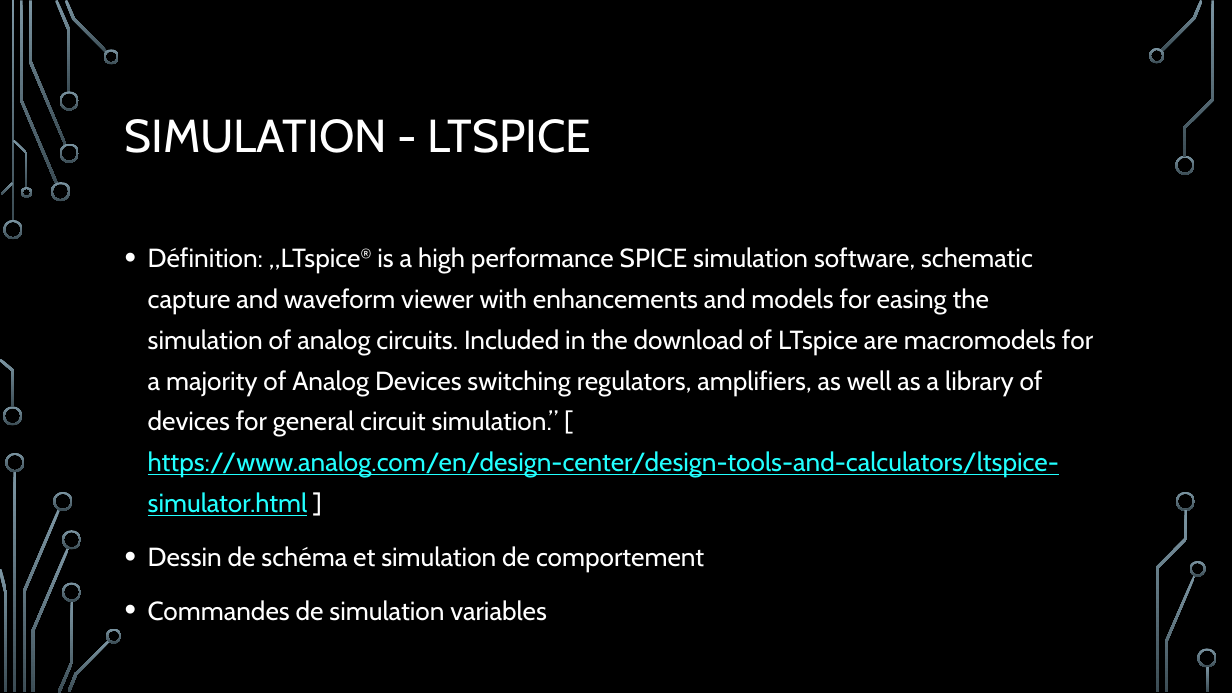
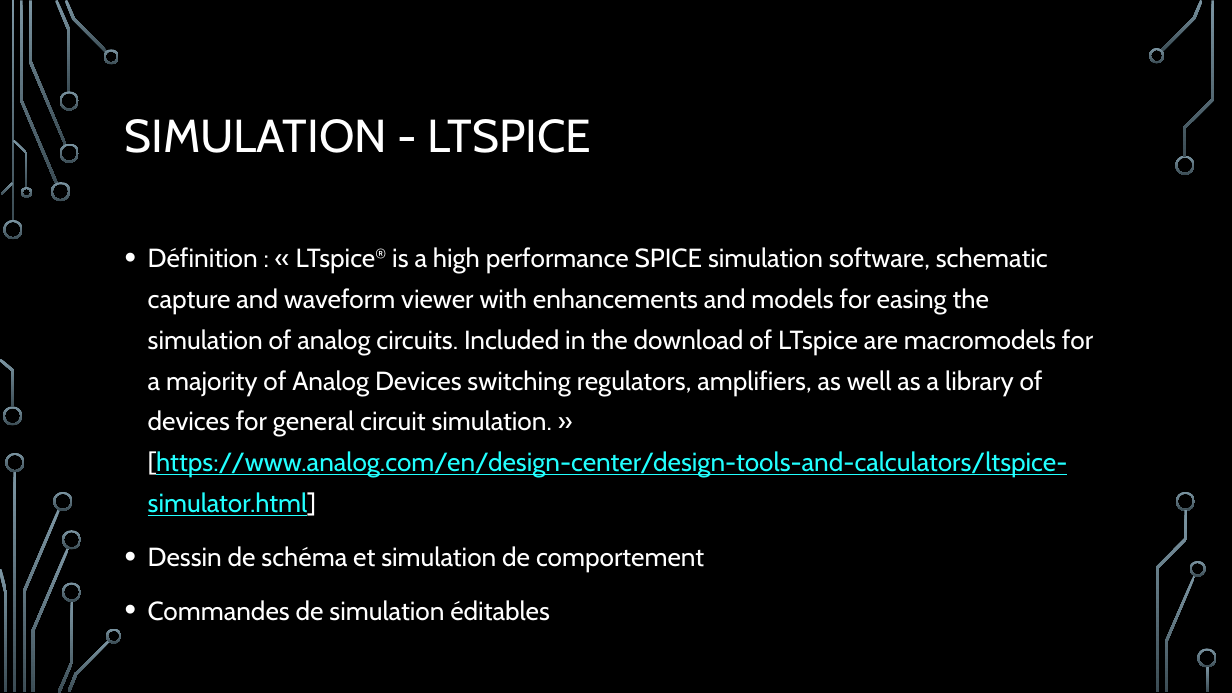
Before and after one commit to robotronik/conferences, a slide deck: slide 11 of Conc_elec/pres/Conception_Elec.pptx (slide 10 before the commit). Drawn at 1232x693 pixels with LibreOffice and Linux fonts; fonts in the diff are those of the drawing; background and template pictures are left out. Boxes give left, top, right and bottom in pixels: in the first picture for what was removed or moved away, otherwise in the second. Text is boxed around its words. In the diff, an @@ line names an element or a change of style, - is before the commit and + after.

Commit message:
version 1

```diff
--- a/Conc_elec/pres/Conception_Elec.pptx
+++ b/Conc_elec/pres/Conception_Elec.pptx
@@ text at (148, 247, 1093, 572): text changed @@
-• Commandes de simulation variables
+• Commandes de simulation éditables
@@ text at (148, 247, 1093, 516): text changed @@
-• Définition: „LTspice® is a high performance SPICE simulation software, schematic capture and waveform viewer with enhancements and models for easing the simulation of analog circuits. Included in the download of LTspice are macromodels for a majority of Analog Devices switching regulators, amplifiers, as well as a library of devices for general circuit simulation.” [ https://www.analog.com/en/design-center/design-tools-and-calculators/ltspice-simulator.html ]
+• Définition : « LTspice® is a high performance SPICE simulation software, schematic capture and waveform viewer with enhancements and models for easing the simulation of analog circuits. Included in the download of LTspice are macromodels for a majority of Analog Devices switching regulators, amplifiers, as well as a library of devices for general circuit simulation. » [https://www.analog.com/en/design-center/design-tools-and-calculators/ltspice-simulator.html]
```
Also in this commit, not shown: 19 other slides changed, 9 slides added.
